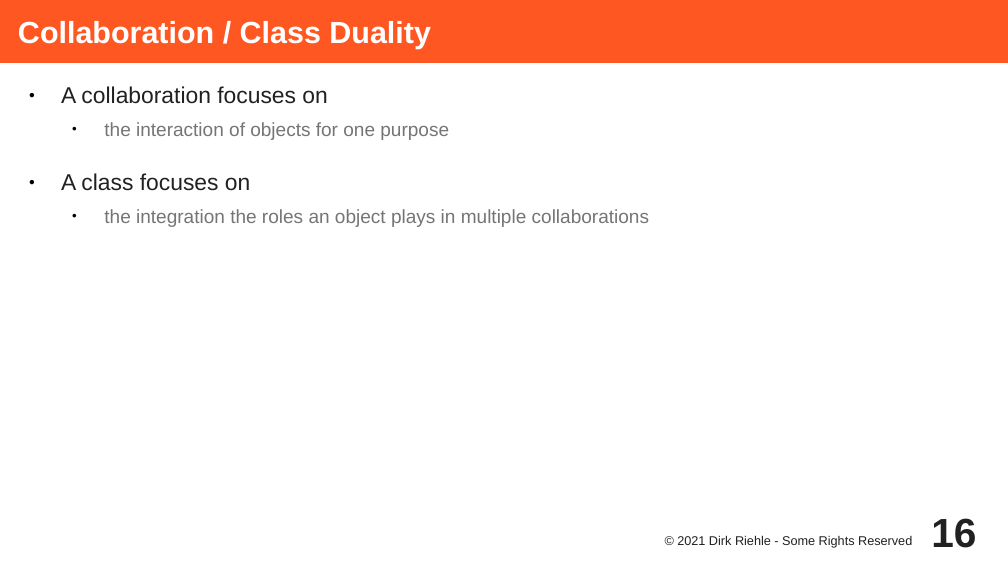
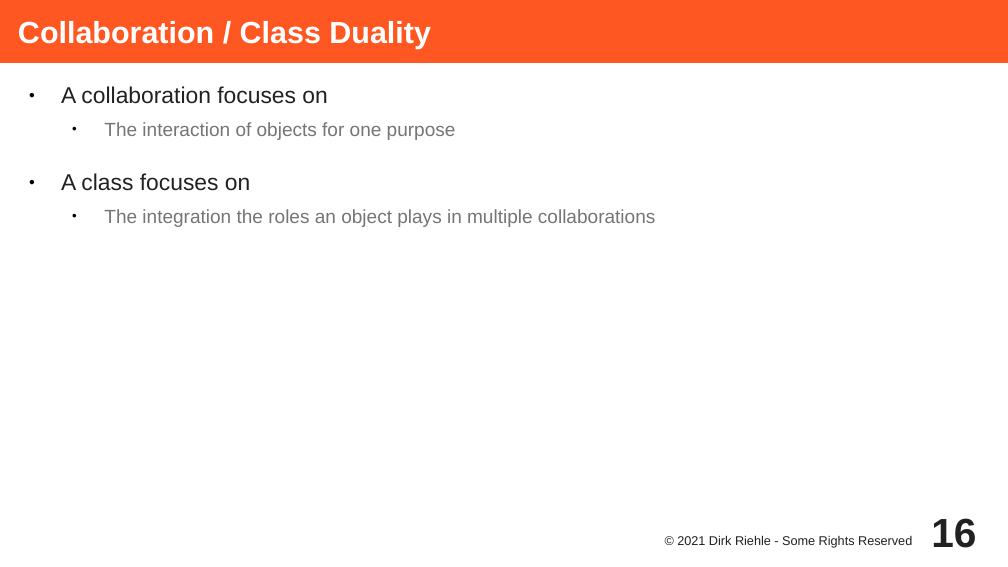
Before and after one commit to dirkriehle/adap-course, a slide deck: slide 16 of Lecture Slides/ADAP C10 - Collaboration-Based Design.odp. Drawn at 1008x567 pixels with LibreOffice and Linux fonts; fonts in the diff are those of the drawing. Boxes give left, top, right and bottom in pixels: in the first picture for what was removed or moved away, otherwise in the second. Text is boxed around its words. In the diff, an @@ line names an element or a change of style, - is before the commit and + after.

```diff
--- a/Lecture Slides/ADAP C10 - Collaboration-Based Design.odp
+++ b/Lecture Slides/ADAP C10 - Collaboration-Based Design.odp
@@ text at (104, 122, 456, 140): text changed @@
-  ● the interaction of objects for one purpose
+  ● The interaction of objects for one purpose
@@ text at (104, 209, 655, 227): text changed @@
-  ● the integration the roles an object plays in multiple collaborations
+  ● The integration the roles an object plays in multiple collaborations
```
Also in this commit, not shown: 16 other slides changed, 21 other files.
